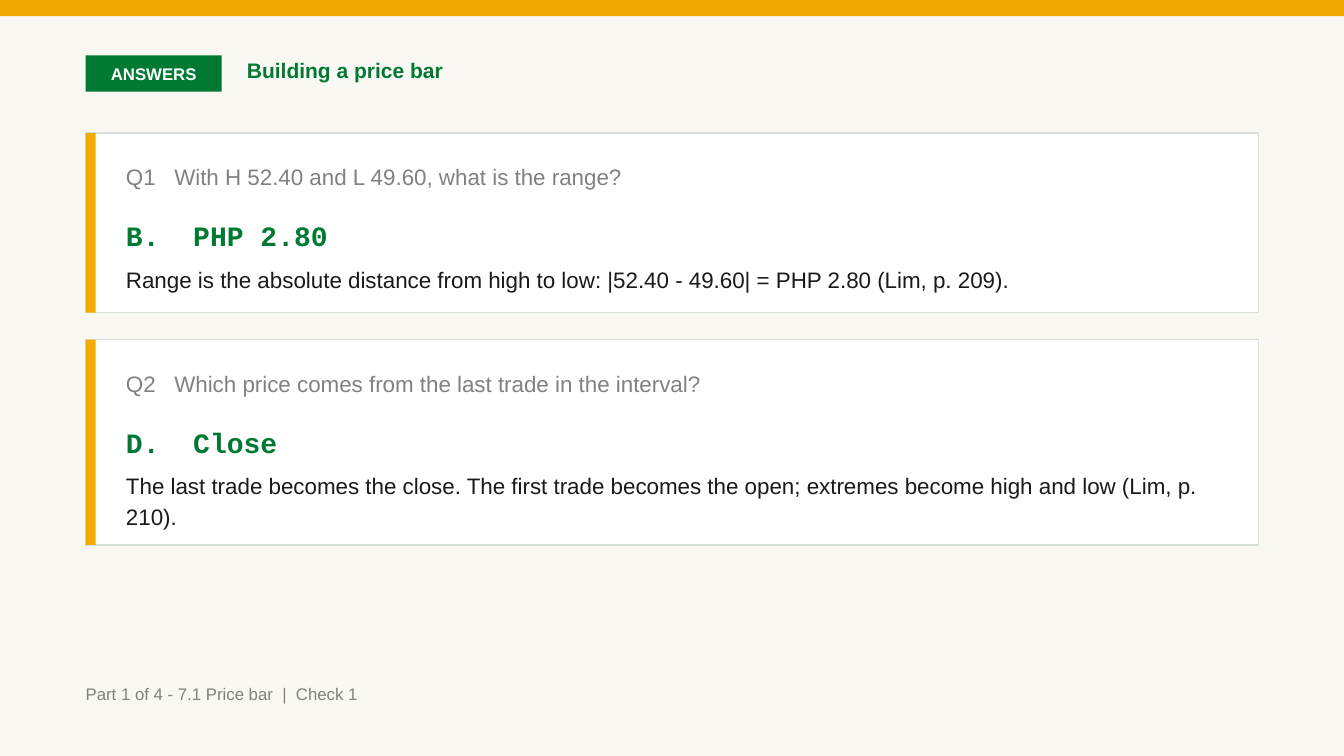
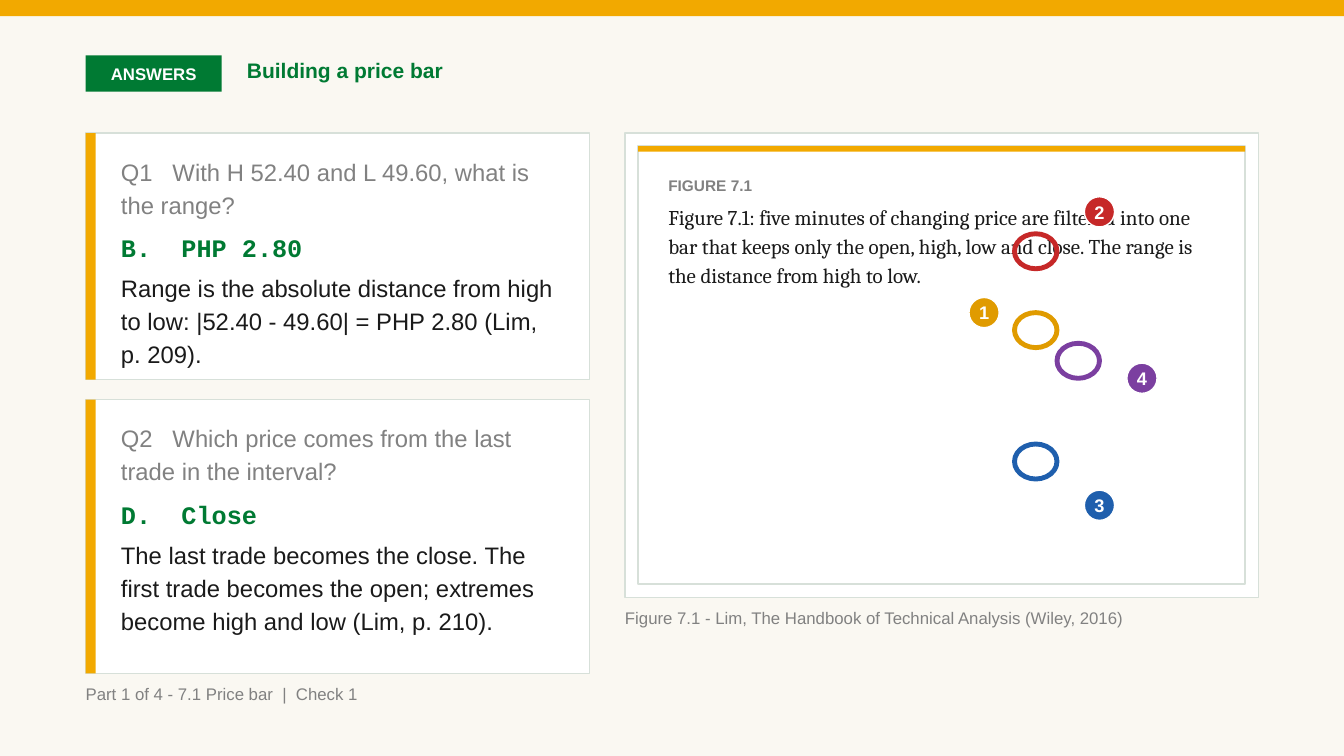
Before and after one commit to benjiesotelo-sudo/Telos_FIN1209, a slide deck: slide 13 of chapter-07/FIN1209-Chapter-07.pptx. Drawn at 1344x756 pixels with LibreOffice and Linux fonts; fonts in the diff are those of the drawing. Boxes give left, top, right and bottom in pixels: in the first picture for what was removed or moved away, otherwise in the second. Text is boxed around its words. In the diff, an @@ line names an element or a change of style, - is before the commit and + after.

```diff
--- a/chapter-07/FIN1209-Chapter-07.pptx
+++ b/chapter-07/FIN1209-Chapter-07.pptx
@@ rectangle: place and size @@
-rectangle at bbox=[86, 133, 96, 313]
+rectangle at bbox=[86, 133, 96, 380]
@@ rectangle: place and size @@
-rectangle at bbox=[86, 133, 1258, 313]
+rectangle at bbox=[86, 133, 590, 380]
@@ rectangle added at bbox=[625, 133, 1258, 598], fill #FFFFFF, outline #D7E0D9 1 pt @@
@@ rectangle added at bbox=[638, 146, 1245, 585], fill #FFFFFF, outline #D7E0D9 1 pt @@
@@ rectangle added at bbox=[638, 146, 1245, 152], fill #F2A900 @@
@@ text "Q1 With H 52.40 and ..." at bbox=[121, 164, 529, 219]: size 16 to 17 pt @@
@@ text added at bbox=[668, 180, 1192, 288], 15 pt, text #1A1A1A @@
+FIGURE 7.1
+Figure 7.1: five minutes of changing price are filtered into one bar that keeps only the open, high, low and close. The range is the distance from high to low.
@@ ellipse added at bbox=[1085, 197, 1115, 227], fill #C62828, outline #FFFFFF 1 pt, 13 pt, text #FFFFFF, bold @@
+2
@@ text "B. PHP 2.80": place and size @@
-text "B. PHP 2.80" at bbox=[126, 227, 1009, 293]
+text "B. PHP 2.80" at bbox=[121, 240, 552, 368]
@@ text "B. PHP 2.80" at bbox=[121, 240, 552, 368]: size 20 to 18 pt in "B. PHP 2.80"; size 16 to 17 pt in "Range is the absolute distance from high ..."; less space between paragraphs @@
@@ ellipse added at bbox=[1014, 234, 1057, 269], outline #C62828 3.5 pt @@
@@ ellipse added at bbox=[969, 297, 999, 328], fill #E09B00, outline #FFFFFF 1 pt, 13 pt, text #FFFFFF, bold @@
+1
@@ ellipse added at bbox=[1014, 313, 1057, 348], outline #E09B00 3.5 pt @@
@@ ellipse added at bbox=[1058, 344, 1100, 379], outline #7B3FA0 3.5 pt @@
@@ ellipse added at bbox=[1127, 363, 1157, 393], fill #7B3FA0, outline #FFFFFF 1 pt, 13 pt, text #FFFFFF, bold @@
+4
@@ rectangle: place and size @@
-rectangle at bbox=[86, 340, 96, 545]
+rectangle at bbox=[86, 400, 96, 675]
@@ rectangle: place and size @@
-rectangle at bbox=[86, 340, 1258, 545]
+rectangle at bbox=[86, 400, 590, 675]
@@ text "Q2 Which price comes from ..." at bbox=[121, 430, 511, 480]: size 16 to 17 pt @@
@@ text "Q2 Which price comes from ...": place and size @@
-text "Q2 Which price comes from ..." at bbox=[126, 376, 700, 397]
+text "Q2 Which price comes from ..." at bbox=[121, 430, 511, 480]
@@ ellipse added at bbox=[1014, 444, 1057, 479], outline #1F5FAD 3.5 pt @@
@@ text "D. Close": place and size @@
-text "D. Close" at bbox=[126, 433, 1197, 530]
+text "D. Close" at bbox=[121, 506, 534, 635]
@@ text "D. Close" at bbox=[121, 506, 534, 635]: size 20 to 18 pt in "D. Close"; size 16 to 17 pt; less space between paragraphs @@
@@ ellipse added at bbox=[1085, 490, 1115, 520], fill #1F5FAD, outline #FFFFFF 1 pt, 13 pt, text #FFFFFF, bold @@
+3
@@ text added at bbox=[625, 612, 1123, 628], 12 pt, text #818181 @@
+Figure 7.1 - Lim, The Handbook of Technical Analysis (Wiley, 2016)
```
Also in this commit, not shown: 14 other slides changed, 3 other files.
